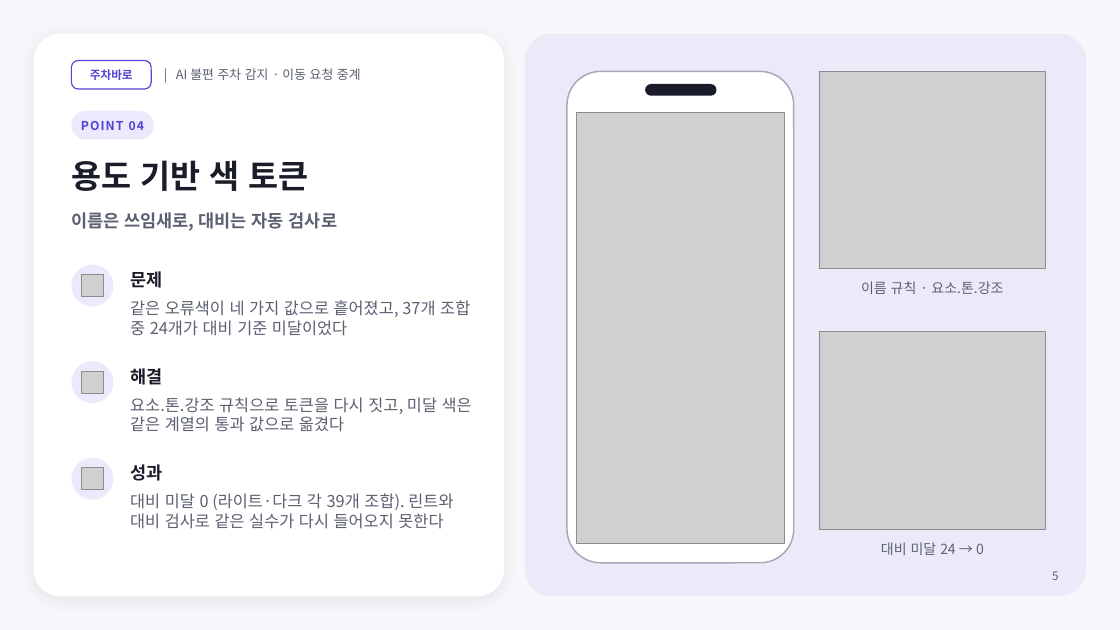
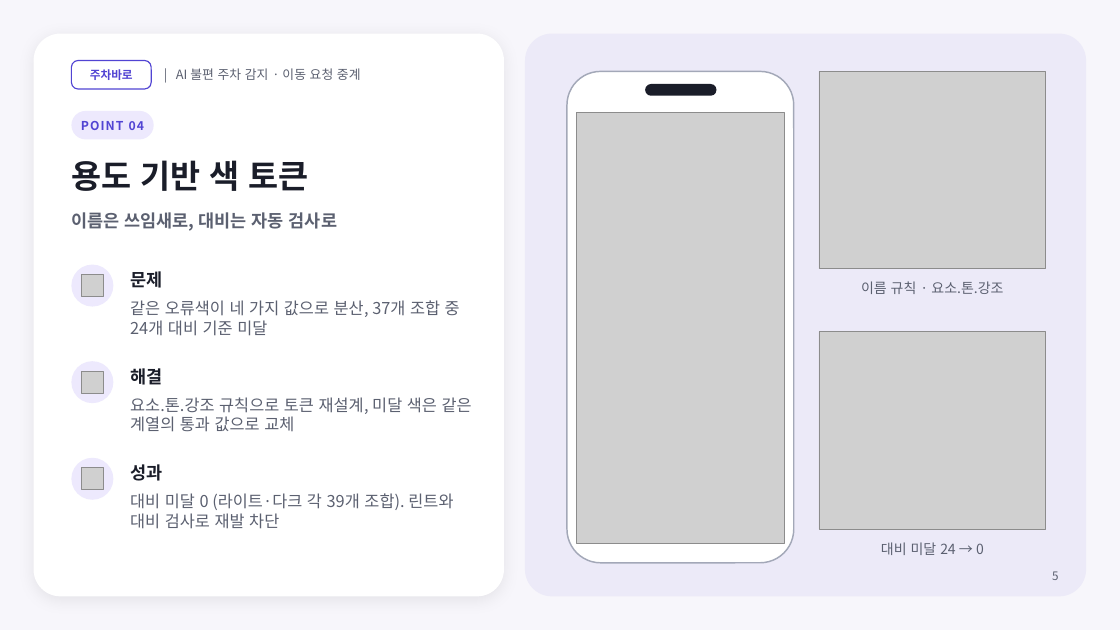
Before and after one commit to nias0ng/juchabaro, a slide deck: slide 5 of frontend/baro-app/docs/design-system/portfolio/deck/주차바로-포트폴리오.pptx. Drawn at 1120x630 pixels with LibreOffice and Linux fonts; fonts in the diff are those of the drawing; grey boxes stand for pictures. Boxes give left, top, right and bottom in pixels: in the first picture for what was removed or moved away, otherwise in the second. Text is boxed around its words. In the diff, an @@ line names an element or a change of style, - is before the commit and + after.

```diff
--- a/frontend/baro-app/docs/design-system/portfolio/deck/주차바로-포트폴리오.pptx
+++ b/frontend/baro-app/docs/design-system/portfolio/deck/주차바로-포트폴리오.pptx
@@ text at (130, 300, 460, 336): text changed @@
-같은 오류색이 네 가지 값으로 흩어졌고, 37개 조합 중 24개가 대비 기준 미달이었다
+같은 오류색이 네 가지 값으로 분산, 37개 조합 중 24개 대비 기준 미달
@@ text at (130, 397, 472, 432): text changed @@
-요소.톤.강조 규칙으로 토큰을 다시 짓고, 미달 색은 같은 계열의 통과 값으로 옮겼다
+요소.톤.강조 규칙으로 토큰 재설계, 미달 색은 같은 계열의 통과 값으로 교체
@@ text at (130, 493, 453, 529): text changed @@
-대비 미달 0 (라이트·다크 각 39개 조합). 린트와 대비 검사로 같은 실수가 다시 들어오지 못한다
+대비 미달 0 (라이트·다크 각 39개 조합). 린트와 대비 검사로 재발 차단
```
Also in this commit, not shown: 6 other slides changed, 1 other file.
